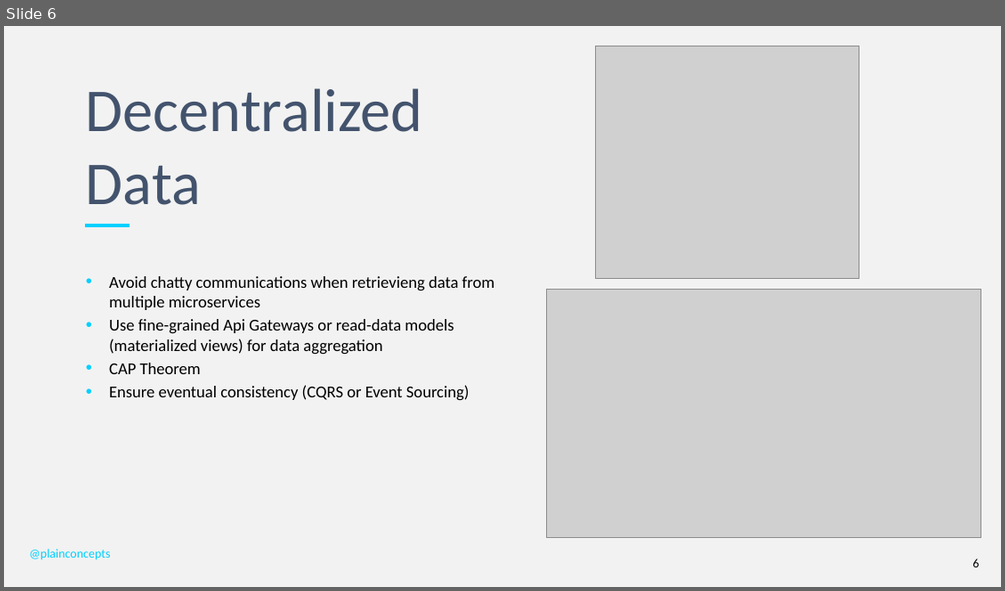
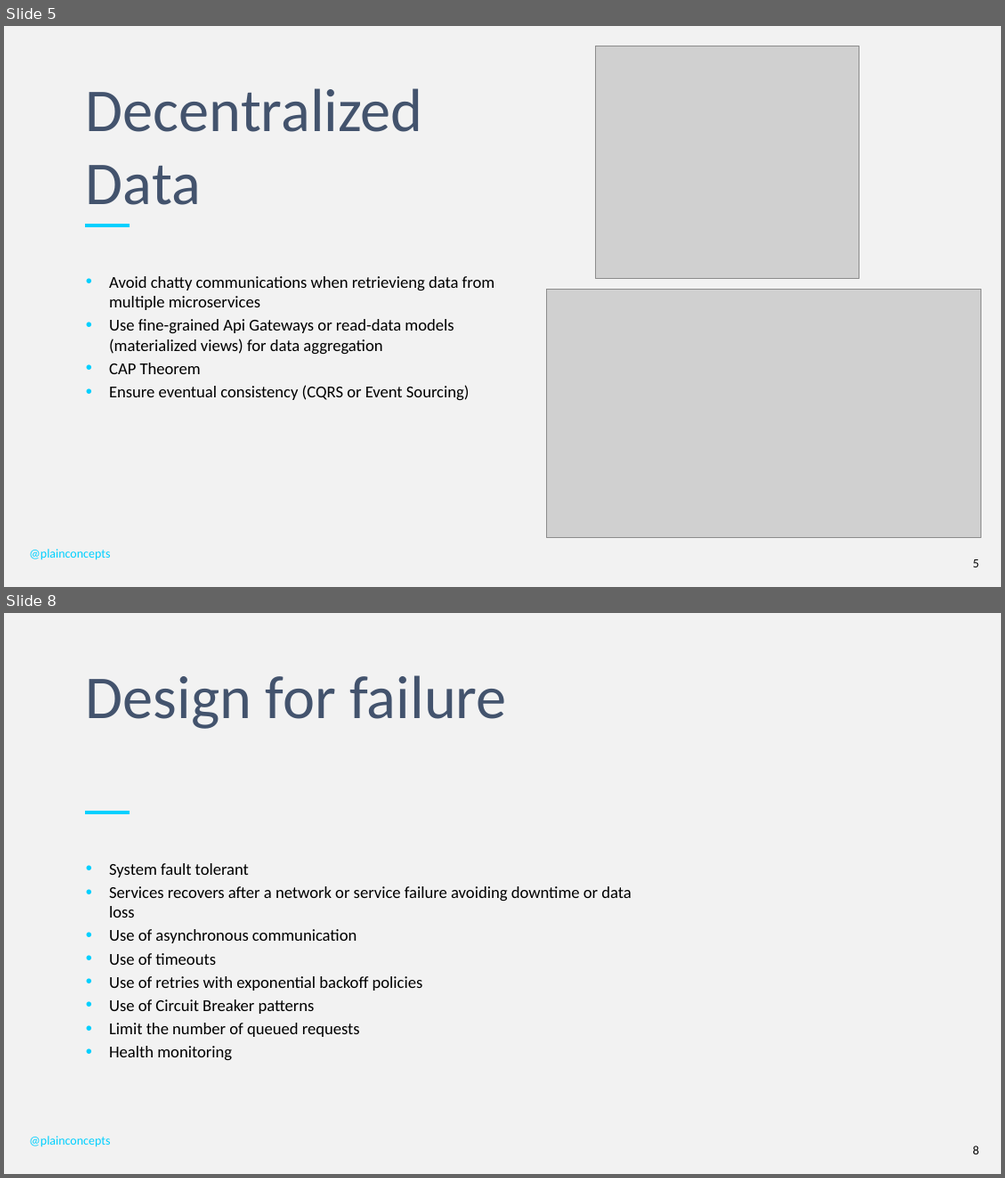
Before and after one commit to PlainConcepts/NetCore-Docker-Workshop, a slide deck: Docu/BestPractices&Antipatterns.pptx. Shown one above the other, each under a label of ours: slide 6 before the commit, slides 5 and 8 after it; the slides between them are not shown. The pictures are 1005x591 and 1005x1178 pixels, drawn with LibreOffice and Linux fonts; fonts in the diff are those of the drawing; grey boxes stand for pictures; background and template pictures are left out. Boxes give left, top, right and bottom in pixels: in the first picture for what was removed or moved away, otherwise in the second. Text is boxed around its words. In the diff, an @@ line names an element or a change of style, - is before the commit and + after.

```diff
--- a/Docu/BestPractices&Antipatterns.pptx
+++ b/Docu/BestPractices&Antipatterns.pptx
@@ slide 8 added at bbox=[4, 613, 1001, 1174], background #F2F2F2; not listed: 1 template element that a slide beside it also shows @@
@@ title added at bbox=[86, 675, 506, 729], 58.7 pt, text #43536D @@
+Design for failure
@@ text added at bbox=[109, 863, 631, 1061], 16 pt, text #000000 @@
+• System fault tolerant
+• Services recovers after a network or service failure avoiding downtime or data loss
+• Use of asynchronous communication
+• Use of timeouts
+• Use of retries with exponential backoff policies
+• Use of Circuit Breaker patterns
+• Limit the number of queued requests
+• Health monitoring
@@ text added at bbox=[29, 1135, 110, 1147], 12 pt, text #00D0FF @@
+@plainconcepts
@@ page number added at bbox=[972, 1145, 979, 1154], 12 pt, text #000000 @@
+8
@@ what was slide 6 is now slide 5 @@
```
Also in this commit, not shown: 2 slides changed, 3 other slides added, 10 slides removed.
